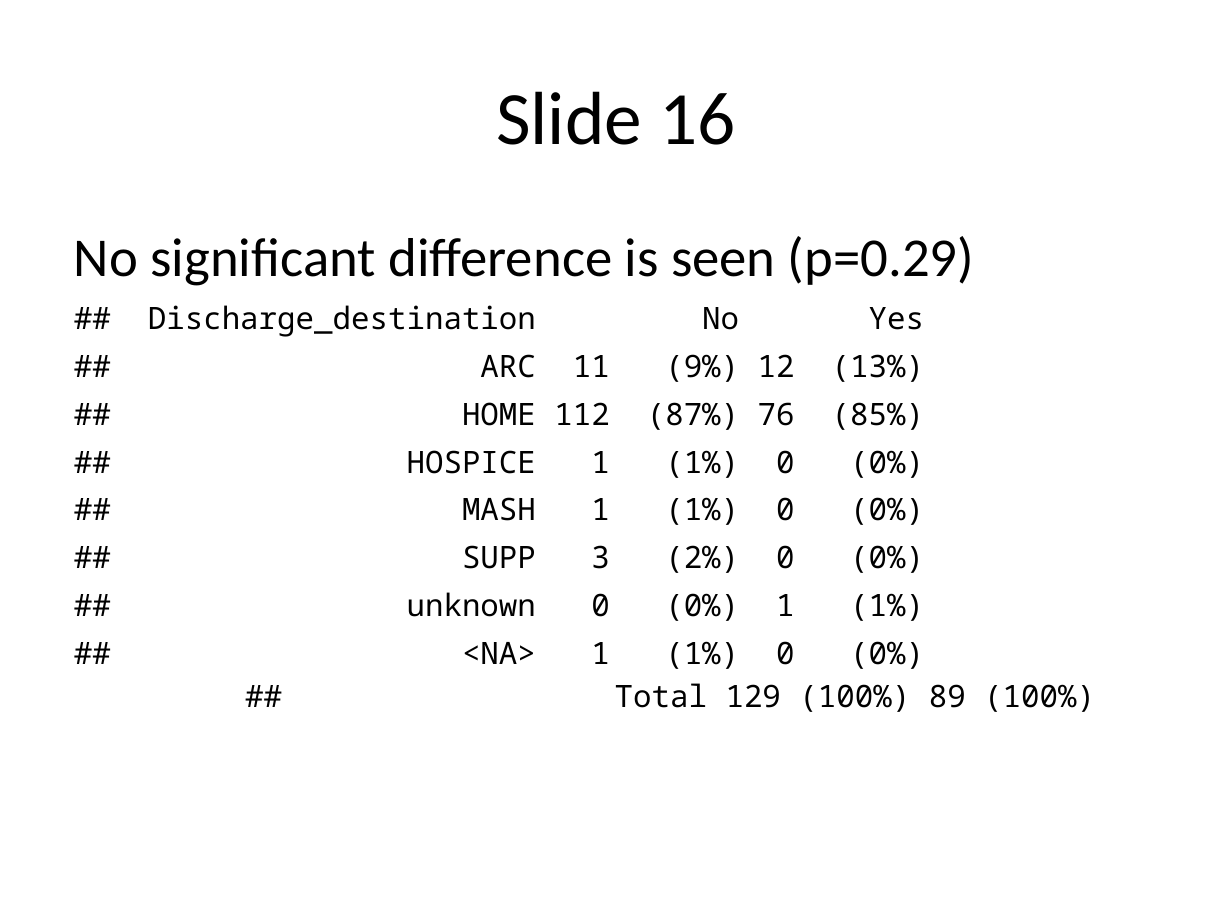
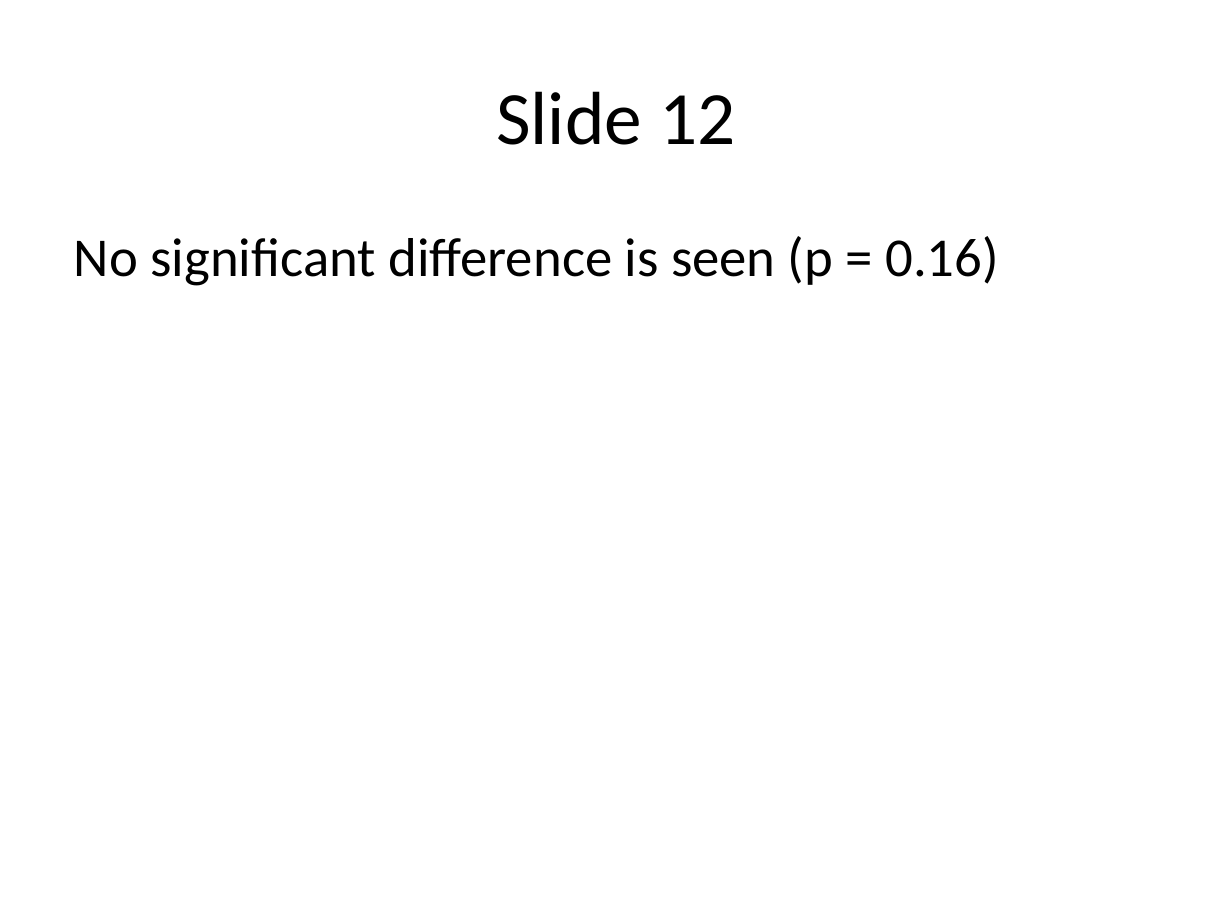
Before and after one commit to GreigR/PPI_2019, a slide deck: slide 14 of PPI_slides.pptx (slide 19 before the commit). Drawn at 1232x924 pixels with LibreOffice and Linux fonts; fonts in the diff are those of the drawing. Boxes give left, top, right and bottom in pixels: in the first picture for what was removed or moved away, otherwise in the second. Text is boxed around its words. In the diff, an @@ line names an element or a change of style, - is before the commit and + after.

Commit message:
Slide deck completed

```diff
--- a/PPI_slides.pptx
+++ b/PPI_slides.pptx
@@ title at [496,91,735,145]: text changed @@
-Slide 16
+Slide 12
@@ text at [74,236,999,286]: text changed; size 18 to 32 pt; font Noto Sans Mono to Calibri @@
-No significant difference is seen (p=0.29)
-## Discharge_destination No Yes
-## ARC 11 (9%) 12 (13%)
-## HOME 112 (87%) 76 (85%)
-## HOSPICE 1 (1%) 0 (0%)
-## MASH 1 (1%) 0 (0%)
-## SUPP 3 (2%) 0 (0%)
-## unknown 0 (0%) 1 (1%)
-## <NA> 1 (1%) 0 (0%)
-## Total 129 (100%) 89 (100%)
+No significant difference is seen (p = 0.16)
```
Also in this commit, not shown: 4 other slides changed, 5 slides added, 1 slide removed, 1 other file.
